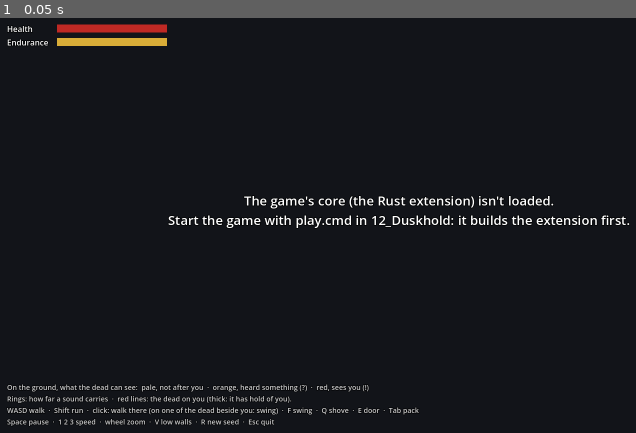
Above: before the commit, frame 1.
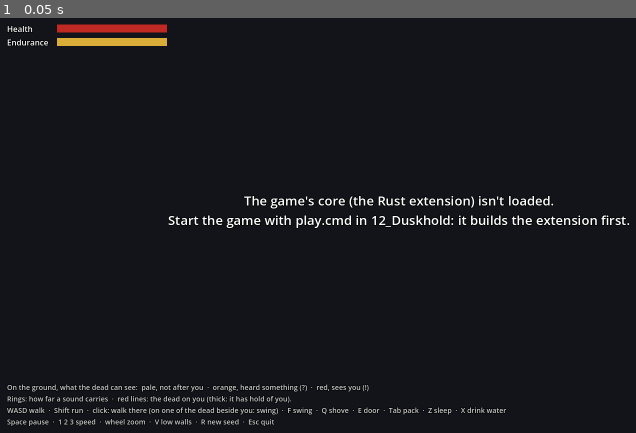
Above: after the commit, the same moment.

Repository: Mossenheimen/Duskhold
Game: Godot game, scene res://main.tscn
The game is run twice, just before and just after one commit, with the same random seed, the same clock (stepped at 60 frames per second) and the same inputs.
Inputs:
- Up to frame 1 (0.05 s): no input

The runs differ from the first frame. In frame 1, less than 0.1% of the frame differs, in the area x 66-80%, y 93-96%.

Commit message:
Duskhold: needs, sleep and moodles (build step 5, slice 4)
A clock runs 24 times as fast as action time: a game day is an hour at
1x, starting at 08:00. Hunger, thirst and fatigue rise on it, each with
three levels and one effect a level: breath comes back slower, then
health drains; tired, swings wind up slower. Food and drink, or water
beside you, put them back. You sleep only when drowsy, not held and
with none of the dead after you; a bed rests you twice as fast as the
ground, and a blow, a grab, a noise or being rested wakes you. Fed and
watered you heal, faster asleep, and wounds close with time. The client
has the clock, the moodle column, Z to sleep, X to drink, a veil and
60x while you sleep, and deaths by hunger and thirst.

Co-Authored-By: Claude Opus 5.5 <noreply@anthropic.com>

Diff:
--- a/client/actor_view.gd
+++ b/client/actor_view.gd
@@ -1,12 +1,15 @@
 extends Node3D
 ## One actor, the character or a shambler. It faces the way the core says, and a mark over its
 ## head says what it knows of you: "?" it heard something, "!" it sees you. It leans in as it
-## winds up a swing (the tell), lies down when knocked down, and stays down, darker, when dead.
+## winds up a swing (the tell), lies down when knocked down or asleep ("z"), and stays down,
+## darker, when dead.
 
 const CHARACTER := Color(0.75, 0.32, 0.2)
 const SHAMBLER := Color(0.56, 0.6, 0.5)
 const CURIOUS := Color(1.0, 0.75, 0.25)
 const HUNTING := Color(1.0, 0.22, 0.15)
+const SLEEPING := Color(0.6, 0.72, 1.0)
+const ASLEEP := 3
 
 var _turn := 0.0
 var _body: Node3D  # pivots at the feet
@@ -71,10 +74,19 @@
 	if level != _alert:
 		_alert = level
 		_pop = 1.0
-		_mark.text = ["", "?", "!"][level]
-		_mark.modulate = [Color.WHITE, CURIOUS, HUNTING][level]
+		_show_mark()
 	_pop = maxf(0.0, _pop - delta * 4.0)
 	_mark.scale = Vector3.ONE * (1.0 + _pop * 0.6)
+
+
+## The mark over its head: "z" asleep, else what it knows of you.
+func _show_mark() -> void:
+	if _state == ASLEEP:
+		_mark.text = "z"
+		_mark.modulate = SLEEPING
+	else:
+		_mark.text = ["", "?", "!"][_alert]
+		_mark.modulate = [Color.WHITE, CURIOUS, HUNTING][_alert]
 
 
 func _material(colour: Color) -> StandardMaterial3D:
@@ -84,13 +96,14 @@
 	return material
 
 
-## Its state (0 standing, 1 knocked down, 2 dead, from DuskWorld.actor_states()) and how far
-## through a swing's wind-up it is (0 to 1; -1 when it isn't winding one up).
+## Its state (0 standing, 1 knocked down, 2 dead, 3 asleep, from DuskWorld.actor_states()) and
+## how far through a swing's wind-up it is (0 to 1; -1 when it isn't winding one up).
 func show_pose(state: int, wind_up: float, delta: float) -> void:
 	if state != _state:
 		_state = state
 		_skin.albedo_color = _colour.darkened(0.55) if state == 2 else _colour
-		_mark.visible = state == 0
+		_mark.visible = state == 0 or state == ASLEEP
+		_show_mark()
 	var target := _stoop
 	if state != 0:
 		target = -88.0  # flat on the ground
--- a/client/bag.gd
+++ b/client/bag.gd
@@ -2,11 +2,13 @@
 ## Zomboid's inventory windows, as lists with weights (CONCEPT.md: no grid). On the right, your
 ## pack: what's in your hand, and what you carry, with its weight against what you can carry
 ## before you can't run. On the left, what's within your reach: each container beside you, and
-## the floor. Each line has its buttons: they ask the core for a timed action, which a blow breaks
-## off. "Take all" asks for one take after another.
+## the floor, and water to drink from. Each line has its buttons: they ask the core for a timed
+## action, which a blow breaks off. "Take all" asks for one take after another.
 
 const WEAPON := 1
 const BANDAGE := 2
+const FOOD := 3
+const DRINK := 4
 
 var _dusk: Node
 var _names := PackedStringArray()
@@ -19,6 +21,7 @@
 var _reach_panel: PanelContainer
 var _shown_pack := []  # what the pack panel shows now, to rebuild only when it changes
 var _shown_reach := PackedInt32Array()
+var _shown_water := false
 var _queue: Array = []  # takes still to ask for: [x, y, def]
 
 
@@ -27,6 +30,7 @@
 	_pack = _pack_panel.get_child(0)
 	_reach_panel = _panel(Control.PRESET_BOTTOM_LEFT)
 	_reach_panel.position.y -= 100.0  # above the legend
+	_reach_panel.visible = false  # until something's within reach
 	_reach = _reach_panel.get_child(0)
 
 
@@ -39,6 +43,8 @@
 	_fixtures = dusk.fixture_names()
 	_shown_pack = []
 	_shown_reach = PackedInt32Array()
+	_shown_water = false
+	_draw_reach(_shown_reach, false)
 	_queue.clear()
 
 
@@ -63,9 +69,11 @@
 		_shown_pack = pack
 		_draw_pack(hands, items, carried)
 	var reach: PackedInt32Array = _dusk.stores_in_reach()
-	if reach != _shown_reach:
+	var water: bool = _dusk.water_in_reach()
+	if reach != _shown_reach or water != _shown_water:
 		_shown_reach = reach
-		_draw_reach(reach)
+		_shown_water = water
+		_draw_reach(reach, water)
 	if not busy and not _queue.is_empty():
 		_take_next(reach)
 
@@ -96,13 +104,20 @@
 				_button(row, "Wield", func() -> void: _dusk.wield(slot, def))
 			BANDAGE:
 				_button(row, "Use", func() -> void: _dusk.use_item(slot, def))
+			FOOD:
+				_button(row, "Eat", func() -> void: _dusk.use_item(slot, def))
+			DRINK:
+				_button(row, "Drink", func() -> void: _dusk.use_item(slot, def))
 		_button(row, "Drop", func() -> void: _dusk.drop_item(slot, def))
 
 
-func _draw_reach(reach: PackedInt32Array) -> void:
+func _draw_reach(reach: PackedInt32Array, water: bool) -> void:
 	for child in _reach.get_children():
 		child.queue_free()
-	_reach_panel.visible = reach.size() > 0
+	_reach_panel.visible = reach.size() > 0 or water
+	if water:
+		var row := _row(_reach, "Water")
+		_button(row, "Drink", func() -> void: _dusk.drink_water())
 	var i := 0
 	while i + 4 <= reach.size():
 		var x := reach[i]
--- a/client/hud.gd
+++ b/client/hud.gd
@@ -1,18 +1,45 @@
 extends CanvasLayer
-## What's drawn over the world: the state of play, your body (health, endurance, wounds), the
-## controls, what just happened, a red flash when the dead hurt you, and how you died.
+## What's drawn over the world: the state of play and the clock, your body (health, endurance,
+## wounds), Zomboid's moodle column, the controls, what just happened, a red flash when the dead
+## hurt you, a dark veil while you sleep, and how you died.
 
 const LINE_LIFE := 6.0  # seconds a line of news stays
 const FLASH_LIFE := 0.6
 
-const CONTROLS := "WASD walk  ·  Shift run  ·  click: walk there (on one of the dead beside you: swing)  ·  F swing  ·  Q shove  ·  E door  ·  Tab pack\nSpace pause  ·  1 2 3 speed  ·  wheel zoom  ·  V low walls  ·  R new seed  ·  Esc quit"
+const CONTROLS := "WASD walk  ·  Shift run  ·  click: walk there (on one of the dead beside you: swing)  ·  F swing  ·  Q shove  ·  E door  ·  Tab pack  ·  Z sleep  ·  X drink water\nSpace pause  ·  1 2 3 speed  ·  wheel zoom  ·  V low walls  ·  R new seed  ·  Esc quit"
 const LEGEND := "On the ground, what the dead can see:  pale, not after you  ·  orange, heard something (?)  ·  red, sees you (!)\nRings: how far a sound carries  ·  red lines: the dead on you (thick: it has hold of you)."
+
+## The moodles, by DuskWorld.character_moodles() code: a name for each level, what it does to
+## you, and how bad its first level already is (0 mild, 1 bad, 2 dire; the colour).
+const MOODLES := [
+	[["Peckish", "Hungry", "Starving"],
+		["eat something soon", "your breath comes back slower", "losing health"], 0],
+	[["Thirsty", "Parched", "Dying of thirst"],
+		["drink something soon", "your breath comes back slower", "losing health"], 0],
+	[["Drowsy", "Tired", "Falling asleep"],
+		["Z to sleep", "slower swings  ·  Z to sleep", "much slower swings  ·  Z to sleep"], 0],
+	[["Hurt", "Badly hurt", "Near death"],
+		["fed, watered and not bleeding, you heal", "sleep heals fastest", "sleep heals fastest"], 0],
+	[["Bleeding", "Bleeding badly", "Bleeding heavily"],
+		["bandage it: Tab", "bandage them: Tab", "bandage them: Tab"], 1],
+	[["Out of breath"], ["no running, weak swings"], 1],
+	[["Heavy load"], ["no running"], 0],
+	[["Held", "Held by two", "Held by three"], ["F struggle  ·  Q shove", "F struggle  ·  Q shove", "F struggle  ·  Q shove"], 2],
+	[["Asleep"], ["Z to get up"], -1],
+]
+const SEVERITY: Array[Color] = [Color(0.95, 0.85, 0.45), Color(1.0, 0.6, 0.25), Color(1.0, 0.3, 0.25)]
+const RESTFUL := Color(0.6, 0.72, 1.0)
+
+## When set (--news), every line of news is printed too: for runs with no window.
+var echo := false
 
 var _state: Label
 var _news: Label
 var _paused: Label
 var _problem: Label
 var _flash: ColorRect
+var _veil: ColorRect
+var _asleep: Label
 var _lines: Array[String] = []
 var _ages: Array[float] = []
 var _flash_left := 0.0
@@ -24,6 +51,8 @@
 var _held: Label
 var _doing: Label
 var _doing_bar: ProgressBar
+var _moodles: VBoxContainer
+var _shown_moodles := PackedInt32Array()
 
 
 func _ready() -> void:
@@ -32,6 +61,16 @@
 	_flash.mouse_filter = Control.MOUSE_FILTER_IGNORE
 	add_child(_flash)
 	_flash.set_anchors_and_offsets_preset(Control.PRESET_FULL_RECT)
+	_veil = ColorRect.new()
+	_veil.color = Color(0.02, 0.03, 0.08, 0.6)
+	_veil.mouse_filter = Control.MOUSE_FILTER_IGNORE
+	_veil.visible = false
+	add_child(_veil)
+	_veil.set_anchors_and_offsets_preset(Control.PRESET_FULL_RECT)
+	_asleep = _label(30, Control.PRESET_CENTER_TOP)  # above the sleeper, not on it
+	_asleep.horizontal_alignment = HORIZONTAL_ALIGNMENT_CENTER
+	_asleep.position.y += 110.0
+	_asleep.add_theme_color_override("font_color", RESTFUL)
 	_state = _label(20, Control.PRESET_TOP_LEFT)
 	var legend := _label(14, Control.PRESET_BOTTOM_LEFT)
 	legend.text = LEGEND + "\n" + CONTROLS
@@ -53,6 +92,7 @@
 	_held.add_theme_color_override("font_color", Color(1.0, 0.35, 0.3))
 	_build_action_bar()
 	_build_body_panel()
+	_build_moodle_column()
 
 
 func _process(delta: float) -> void:
@@ -66,15 +106,24 @@
 	_flash.color.a = 0.35 * _flash_left / FLASH_LIFE
 
 
-## `tick` counts tenths of a second of game time; `speed` is the dial (1, 2, 5).
-func show_state(world_seed: int, tick: int, speed: int, paused: bool) -> void:
-	_state.text = "DUSKHOLD  ·  build step 5: items\nSeed %d  ·  %.1f s  ·  %d×" % [
-		world_seed, tick / 10.0, speed]
+## The seed, the clock (DuskWorld.clock()), the speed dial (1, 2, 5; more while you sleep).
+func show_state(world_seed: int, clock: PackedInt32Array, speed: int, paused: bool) -> void:
+	_state.text = "DUSKHOLD  ·  build step 5: needs\n%s  ·  Seed %d  ·  %d×" % [
+		time_of_day(clock), world_seed, speed]
 	_paused.visible = paused
+
+
+## "Day 2  ·  06:45", from DuskWorld.clock().
+static func time_of_day(clock: PackedInt32Array) -> String:
+	if clock.size() < 3:
+		return ""
+	return "Day %d  ·  %02d:%02d" % [clock[0], clock[1], clock[2]]
 
 
 ## A line of news, at the top right; the newest last.
 func say(line: String) -> void:
+	if echo:
+		print(line)
 	_lines.append(line)
 	_ages.append(0.0)
 	if _lines.size() > 6:
@@ -91,6 +140,10 @@
 	_ages.clear()
 	_flash_left = 0.0
 	_death.text = ""
+	_veil.visible = false
+	_asleep.text = ""
+	_shown_moodles = PackedInt32Array()
+	show_moodles(PackedInt32Array())
 
 
 func show_problem(text: String) -> void:
@@ -134,10 +187,69 @@
 			_held.text = "%d HAVE HOLD OF YOU\nF struggle  ·  Q shove one off  ·  three drag you down" % holding
 
 
-## The end: how you died, and how long you lasted.
-func show_death(how: String, seconds: float) -> void:
-	_death.text = "This is how you died.\n%s\nYou lasted %d minutes %d seconds.\n\nR to begin again, in a new patch." % [
-		how, int(seconds) / 60, int(seconds) % 60]
+## The moodle column, from DuskWorld.character_moodles(): rebuilt only when it changes.
+func show_moodles(moodles: PackedInt32Array) -> void:
+	if moodles == _shown_moodles:
+		return
+	_shown_moodles = moodles
+	for child in _moodles.get_children():
+		child.queue_free()
+	for i in range(0, moodles.size() - 1, 2):
+		var code := moodles[i]
+		if code < 0 or code >= MOODLES.size():
+			continue
+		var moodle: Array = MOODLES[code]
+		var names: Array = moodle[0]
+		var level := clampi(moodles[i + 1], 1, names.size())
+		var colour := RESTFUL if moodle[2] < 0 else SEVERITY[mini(level - 1 + moodle[2], 2)]
+		_moodle(names[level - 1], moodle[1][level - 1], colour)
+
+
+func _moodle(heading: String, effect: String, colour: Color) -> void:
+	var panel := PanelContainer.new()
+	panel.mouse_filter = Control.MOUSE_FILTER_IGNORE
+	var style := StyleBoxFlat.new()
+	style.bg_color = Color(0.05, 0.06, 0.08, 0.72)
+	style.border_color = colour
+	style.border_width_left = 4
+	style.content_margin_left = 10.0
+	style.content_margin_right = 8.0
+	style.content_margin_top = 3.0
+	style.content_margin_bottom = 4.0
+	panel.add_theme_stylebox_override("panel", style)
+	var lines := VBoxContainer.new()
+	lines.add_theme_constant_override("separation", 0)
+	lines.mouse_filter = Control.MOUSE_FILTER_IGNORE
+	panel.add_child(lines)
+	var title := Label.new()
+	title.text = heading
+	title.add_theme_font_size_override("font_size", 17)
+	title.add_theme_color_override("font_color", colour)
+	lines.add_child(title)
+	var what := Label.new()
+	what.text = effect
+	what.add_theme_font_size_override("font_size", 12)
+	what.modulate = Color(1, 1, 1, 0.8)
+	lines.add_child(what)
+	_moodles.add_child(panel)
+
+
+## Asleep, the world is veiled and the clock runs fast; awake, the veil lifts.
+func show_asleep(asleep: bool, clock: PackedInt32Array) -> void:
+	_veil.visible = asleep
+	_asleep.text = "Asleep\n%s\n\nZ to get up" % time_of_day(clock) if asleep else ""
+
+
+## The end: how you died, and how long you lasted in game time (DuskWorld.clock()[3]).
+func show_death(how: String, minutes: int) -> void:
+	var days := floori(minutes / 1440.0)
+	var hours := floori((minutes % 1440) / 60.0)
+	var lasted := "%d hours %d minutes" % [hours, minutes % 60]
+	if days > 0:
+		lasted = "%d day%s %d hours" % [days, "" if days == 1 else "s", hours]
+	_death.text = "This is how you died.\n%s\nYou lasted %s.\n\nR to begin again, in a new patch." % [how, lasted]
+	_veil.visible = false
+	_asleep.text = ""
 
 
 func _build_body_panel() -> void:
@@ -158,6 +270,18 @@
 	_wounds.add_theme_constant_override("outline_size", 6)
 	_wounds.add_theme_color_override("font_outline_color", Color(0, 0, 0, 0.85))
 	panel.add_child(_wounds)
+
+
+## Zomboid's column: down the right side, under the news.
+func _build_moodle_column() -> void:
+	_moodles = VBoxContainer.new()
+	_moodles.mouse_filter = Control.MOUSE_FILTER_IGNORE
+	_moodles.add_theme_constant_override("separation", 4)
+	add_child(_moodles)
+	_moodles.set_anchors_and_offsets_preset(Control.PRESET_TOP_RIGHT, Control.PRESET_MODE_MINSIZE, 16)
+	_moodles.position.y += 180.0
+	_moodles.grow_horizontal = Control.GROW_DIRECTION_BEGIN
+	_moodles.custom_minimum_size = Vector2(200, 0)
 
 
 func _bar(parent: Control, name: String, colour: Color) -> ProgressBar:
--- a/client/main.gd
+++ b/client/main.gd
@@ -9,8 +9,8 @@
 ## --seed=N the patch's seed; --town the little demo town instead; --walk=X,Y walk there at the
 ## start; --zoom=N; --speed=N the speed dial; --data=PATH another data folder (a mod, a test);
 ## --shot=PATH save a picture after --shot-after=SECONDS (default 3) and quit;
-## --do=S:ACTION,... press swing, shove, door, struggle or drop (the first thing in the pack)
-## S real seconds in.
+## --do=S:ACTION,... press swing, shove, door, struggle, drop (the first thing in the pack),
+## sleep or drink (from water) S real seconds in; --news print the news too (for --headless).
 
 const MapView = preload("res://map_view.gd")
 const ActorView = preload("res://actor_view.gd")
@@ -52,8 +52,22 @@
 const WIELDED := 19
 const WEAPON_BROKE := 20
 const BANDAGED := 21
+const ATE := 22
+const DRANK := 23
+const DRANK_WATER := 24
+const FELL_ASLEEP := 25
+const WOKE := 26
 ## What your own timed actions are called, by DuskWorld.actor_actions() kind (5 on).
-const DOING := {5: "Struggling", 6: "Taking", 7: "Dropping", 8: "Bandaging", 9: "Taking it in hand", 10: "Putting it away"}
+const DOING := {5: "Struggling", 6: "Taking", 7: "Dropping", 8: "Bandaging", 9: "Taking it in hand",
+	10: "Putting it away", 11: "Lying down", 12: "Drinking", 13: "Eating", 14: "Drinking"}
+## Moodles (DuskWorld.character_moodles()) the client acts on.
+const HUNGRY := 0
+const THIRSTY := 1
+const ASLEEP := 8
+## Asleep, the game runs this many times as fast (an hour of sleep in a few seconds).
+const SLEEP_SPEED := 60.0
+## Why you woke, by WOKE's extra.
+const WOKE_BY := ["You woke, rested.", "You got up.", "You woke to pain!", "A noise woke you."]
 ## Numbers an event takes.
 const EVENT_SIZE := 6
 
@@ -77,6 +91,10 @@
 var wound_names := PackedStringArray()
 var part_names := PackedStringArray()
 var last_hurt := ""  # what last hurt you, for the death screen
+var last_hurt_at := -100  # the tick it did
+var moodles := PackedInt32Array()  # yours, as of the last frame
+var sleeping := false  # asleep, and the clock running fast
+var wake_speed := 1.0  # the speed to go back to on waking
 var dead := false
 var held := 0  # how many have hold of you
 var dragged_by := 0  # how many dragged you down, for the death screen
@@ -88,6 +106,7 @@
 var shot_path := ""
 var shot_after := 3.0
 var start_speed := 1.0
+var print_news := false  # --news
 var data_dir := ""  # --data: another data folder (a mod, or a test)
 var walk_at := Vector2i(-1, -1)
 var played := 0.0
@@ -99,6 +118,7 @@
 	_add_input_actions()
 	_build_stage()
 	hud = Hud.new()
+	hud.echo = print_news
 	add_child(hud)
 	if not ClassDB.class_exists("DuskWorld"):
 		hud.show_problem("The game's core (the Rust extension) isn't loaded.\n"
@@ -150,6 +170,9 @@
 	bag.start(dusk)
 	part_names = dusk.part_names()
 	last_hurt = ""
+	last_hurt_at = -100
+	moodles = PackedInt32Array()
+	sleeping = false
 	dead = false
 	held = 0
 	dragged_by = 0
@@ -179,7 +202,13 @@
 	_move_camera(delta)
 	map_view.update(focus)
 	_move_cursor()
-	hud.show_state(town_seed, tick, roundi(dusk.speed), dusk.paused)
+	var clock: PackedInt32Array = dusk.clock()
+	moodles = dusk.character_moodles()
+	var asleep := _moodle(ASLEEP) > 0
+	_sleep_speed(asleep)
+	hud.show_state(town_seed, clock, roundi(dusk.speed), dusk.paused)
+	hud.show_moodles(moodles)
+	hud.show_asleep(asleep, clock)
 	var body: PackedInt32Array = dusk.character_body()
 	held = body[5] if body.size() > 5 else 0
 	hud.show_body(body, dusk.character_wounds())
@@ -226,6 +255,13 @@
 		dusk.shove(0, 0)
 	elif event.is_action_pressed("door") and not dead:
 		dusk.use_door()
+	elif event.is_action_pressed("sleep") and not dead:
+		_sleep_or_wake()
+	elif event.is_action_pressed("drink") and not dead:
+		if dusk.water_in_reach():
+			dusk.drink_water()
+		else:
+			hud.say("There's no water within reach.")
 	elif event.is_action_pressed("pause"):
 		dusk.paused = not dusk.paused
 	elif event.is_action_pressed("speed_1"):
@@ -273,8 +309,47 @@
 
 func _set_speed(index: int) -> void:
 	speed_index = index
-	dusk.speed = float(SPEEDS[index])
+	if sleeping:
+		wake_speed = float(SPEEDS[index])  # for when you wake
+	else:
+		dusk.speed = float(SPEEDS[index])
 	dusk.paused = false
+
+
+## Z: lie down to sleep, or get up. The core says whether you can; this says why not.
+func _sleep_or_wake() -> void:
+	if _moodle(ASLEEP) > 0:
+		dusk.wake()
+		return
+	match dusk.sleep_check():
+		-1:
+			hud.say("You're not tired enough to sleep.")
+		-2:
+			hud.say("You can't sleep with the dead after you.")
+		-3:
+			hud.say("Not with it holding you!")
+		_:
+			dusk.sleep()
+
+
+## Asleep, time runs at SLEEP_SPEED; awake again, at the speed it was.
+func _sleep_speed(asleep: bool) -> void:
+	if asleep and not sleeping:
+		sleeping = true
+		wake_speed = dusk.speed
+		dusk.speed = SLEEP_SPEED
+		dusk.paused = false
+	elif not asleep and sleeping:
+		sleeping = false
+		dusk.speed = wake_speed
+
+
+## A moodle's level now (0 if you haven't got it).
+func _moodle(code: int) -> int:
+	for i in range(0, moodles.size() - 1, 2):
+		if moodles[i] == code:
+			return moodles[i + 1]
+	return 0
 
 
 func _draw_actors(delta: float) -> void:
@@ -318,6 +393,7 @@
 					var wound := wound_names[floori(extra / 100.0) - 1]
 					var part := part_names[extra % 100]
 					last_hurt = "A shambler gave you a %s on the %s." % [wound, part]
+					last_hurt_at = dusk.tick()
 					hud.say(last_hurt)
 					hud.flash()
 				elif who == me:
@@ -379,6 +455,21 @@
 			BANDAGED:
 				if who == me:
 					hud.say("You bandaged your %s." % part_names[extra])
+			ATE:
+				if who == me:
+					hud.say("You ate the %s." % _item_name(extra))
+			DRANK:
+				if who == me:
+					hud.say("You drank the %s." % _item_name(extra))
+			DRANK_WATER:
+				if who == me:
+					hud.say("You drank your fill.")
+			FELL_ASLEEP:
+				if who == me:
+					hud.say("You fell asleep in the bed." if extra == 1 else "You fell asleep on the ground.")
+			WOKE:
+				if who == me and extra >= 0 and extra < WOKE_BY.size():
+					hud.say(WOKE_BY[extra])
 
 
 ## Whether actor `i` stands beside you.
@@ -389,16 +480,30 @@
 	return (where[i] - where[me]).length() < 1.6
 
 
+## How you died, from what the client last saw: a hold, a blow just now, bleeding, or hunger and
+## thirst (the moodles of the frame before).
 func _die() -> void:
 	dead = true
 	var how := last_hurt
+	var starving := _moodle(HUNGRY) >= 3
+	var parched := _moodle(THIRSTY) >= 3
 	if dragged_by >= 3:
 		how = "%d of them got hold of you, and dragged you down." % dragged_by
 	elif dragged_by > 0:
 		how = "It had hold of you, and you had no breath left to throw it off."
-	elif dusk.character_body()[4] > 0 or how.is_empty():
-		how = "You bled to death." if not how.is_empty() else "You died."
-	hud.show_death(how, dusk.tick() / 10.0)
+	elif dusk.tick() - last_hurt_at <= 1:
+		pass  # the blow itself
+	elif dusk.character_body()[4] > 0:
+		how = "You bled to death."
+	elif starving and parched:
+		how = "Hunger and thirst wore you down."
+	elif parched:
+		how = "You died of thirst."
+	elif starving:
+		how = "You starved."
+	elif how.is_empty():
+		how = "You died."
+	hud.show_death(how, dusk.clock()[3])
 
 
 func _move_camera(delta: float) -> void:
@@ -482,6 +587,8 @@
 		"swing": [KEY_F],
 		"shove": [KEY_Q],
 		"door": [KEY_E],
+		"sleep": [KEY_Z],
+		"drink": [KEY_X],
 		"low_walls": [KEY_V],
 		"pack": [KEY_TAB],
 		"restart": [KEY_R],
@@ -519,6 +626,8 @@
 			shot_path = value
 		elif arg.begins_with("--shot-after="):
 			shot_after = value.to_float()
+		elif arg == "--news":
+			print_news = true
 
 
 ## --shot: saves what's on the screen once the time has come, then quits.
@@ -551,6 +660,10 @@
 				var items: PackedInt32Array = dusk.character_items()
 				if items.size() >= 3:
 					dusk.drop_item(0, items[0])
+			"sleep":
+				_sleep_or_wake()
+			"drink":
+				dusk.drink_water()
 
 
 ## Your own timed action: (its kind, how far through it is out of 1000), or (0, 0).
--- a/client/tells.gd
+++ b/client/tells.gd
@@ -21,8 +21,8 @@
 		actor += 1
 		var kind := actions[i]
 		var progress := actions[i + 1]
-		# Swings and shoves still winding up; doors have no tell.
-		if kind == 0 or kind == 3 or progress >= 1000:
+		# Swings, shoves and blows on doors still winding up. Nothing else lands on a tile.
+		if kind not in [1, 2, 4] or progress >= 1000:
 			continue
 		var mark := _mark(used)
 		used += 1
Not shown, changed: ARCHITECTURE.md
Not shown, changed: CLAUDE.md
Not shown, changed: crates/dusk-cli/src/main.rs
Not shown, changed: crates/dusk-core/src/actor.rs
Not shown, changed: crates/dusk-core/src/body.rs
Not shown, changed: crates/dusk-core/src/combat.rs
Not shown, changed: crates/dusk-core/src/grab.rs
Not shown, changed: crates/dusk-core/src/items.rs
Not shown, changed: crates/dusk-core/src/lib.rs
Not shown, added: crates/dusk-core/src/needs.rs
Not shown, changed: crates/dusk-core/src/world.rs
Not shown, changed: crates/dusk-core/tests/items.rs
(and 6 more such lines)
